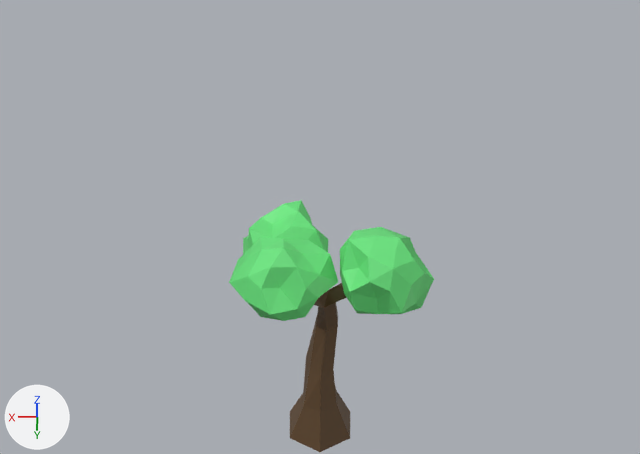
One commit to the Blender file template.blend: the scene before it, then after it.
Before and after are seen from the file's camera 'Camera'. The lights are fixed; the arrows at lower left show +X, +Y and +Z.
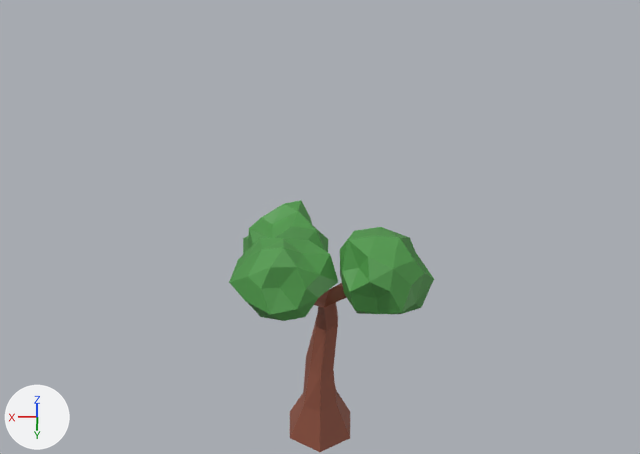
Location of each change, (x1, y1, x2, y2) in pixels of the pictures (640 x 454 px):
part 1 of me_cube, recoloured
    both: (290, 283, 350, 452)
part 2 of me_cube, recoloured
    both: (229, 200, 434, 321)

What the commit changed:
Material 'Green 2' (mat_green_2) is new.
Its base color is (0.0802, 0.328, 0.0704) (green #509b4b).
Material 'Brown 4' (mat_brown_4) is new.
Its base color is (0.296, 0.0908, 0.0545) (brown #945542).
me_cube has 180 vertices, 292 faces and spans x -2.42..3.43, y -3.77..3.0, z 0.0..9.15.
me_cube is used by ob_cube; location (0.0, 0.0, 0.0); rotation (0.0, 0.0, 4.712), in degrees (0, 0, 270); scale (0.757, 0.757, 0.757).
me_cube part 1: all 52 faces that had it switch from mat_material (brown #644a2f) to mat_brown_4 (brown #945542).
me_cube part 2: all 240 faces that had it switch from mat_material_001 (green #6ae77f) to mat_green_2 (green #509b4b).
